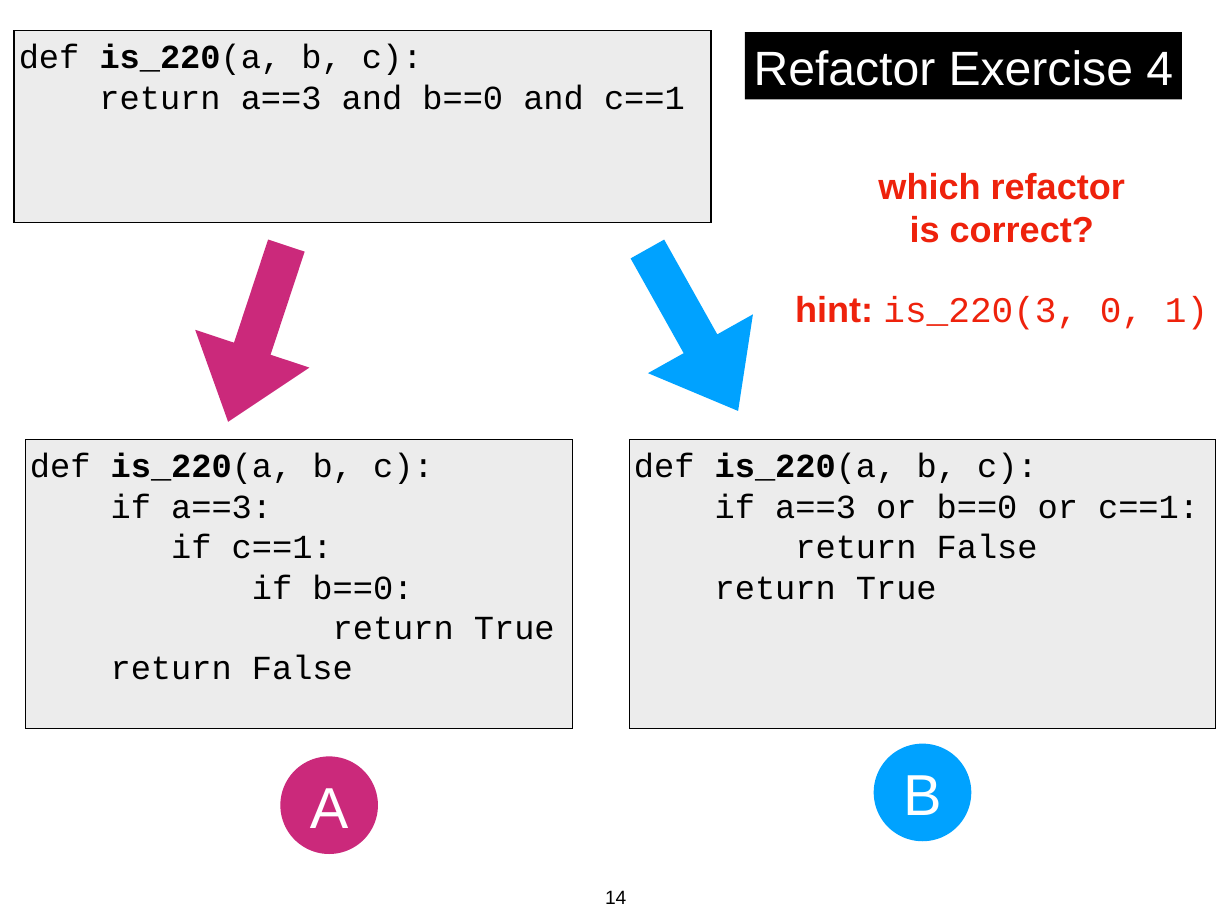
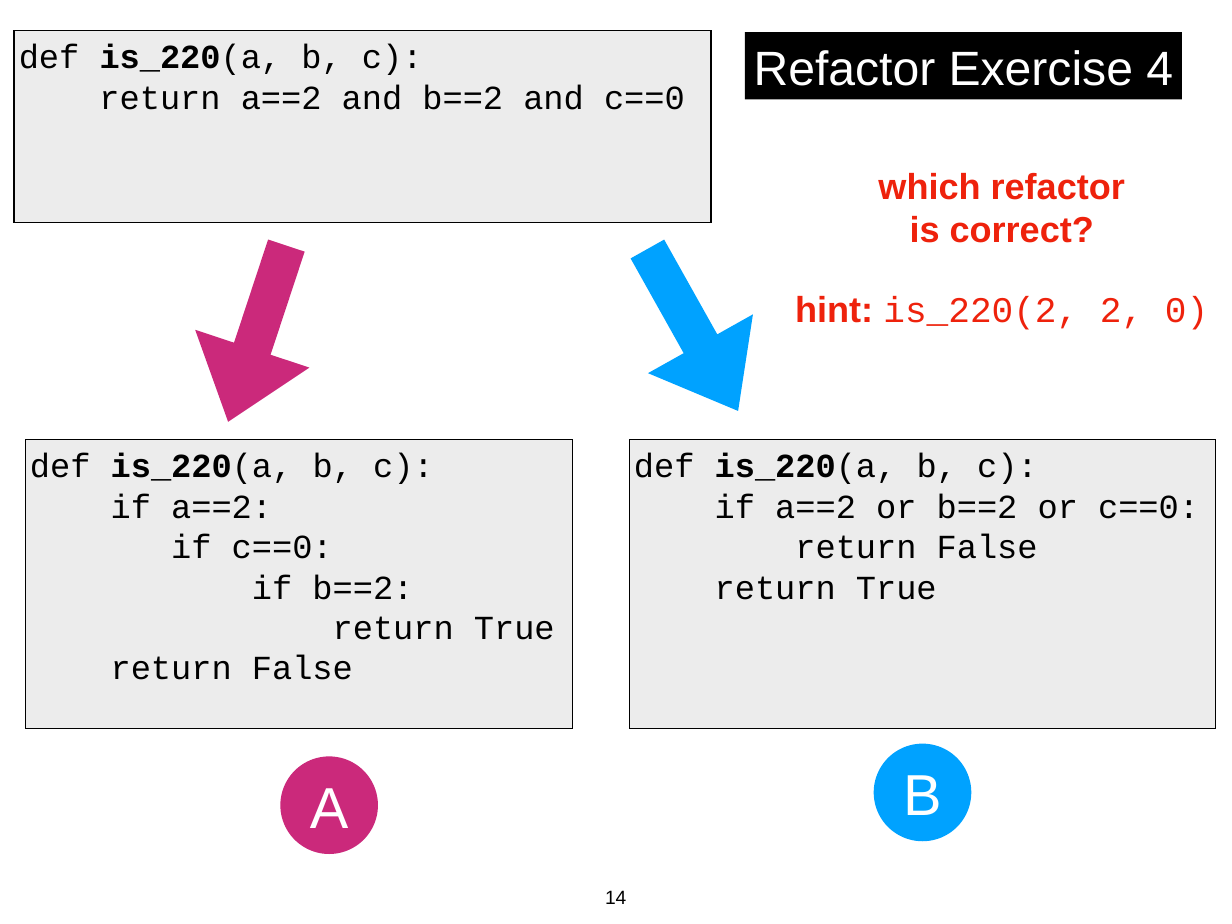
Before and after one commit to tylerharter/caraza-harter-com, a slide deck: slide 14 of tyler/meena/cs220/f20/materials/lec_09_F20.ppt. Drawn at 1232x924 pixels with LibreOffice and Linux fonts; fonts in the diff are those of the drawing. Boxes give left, top, right and bottom in pixels: in the first picture for what was removed or moved away, otherwise in the second. Text is boxed around its words. In the diff, an @@ line names an element or a change of style, - is before the commit and + after.

```diff
--- a/tyler/meena/cs220/f20/materials/lec_09_F20.ppt
+++ b/tyler/meena/cs220/f20/materials/lec_09_F20.ppt
@@ text at bbox=[19, 44, 685, 110]: text changed @@
-    def is_220(a, b, c):
-    return a==3 and b==0 and c==1
+    def is_220(a, b, c):
+    return a==2 and b==2 and c==0
@@ text at bbox=[795, 296, 1208, 330]: text changed @@
-hint: is_220(3, 0, 1)
+hint: is_220(2, 2, 0)
@@ text in rectangle at bbox=[30, 453, 555, 680]: text changed @@
-    def is_220(a, b, c):
-    if a==3:
-    if c==1:
-    if b==0:
-    return True
-    return False
+    def is_220(a, b, c):
+    if a==2:
+    if c==0:
+    if b==2:
+    return True
+    return False
@@ text in rectangle at bbox=[634, 453, 1199, 600]: text changed @@
-    def is_220(a, b, c):
-    if a==3 or b==0 or c==1:
-    return False
-    return True
+    def is_220(a, b, c):
+    if a==2 or b==2 or c==0:
+    return False
+    return True
```
Also in this commit, not shown: 1 other slide changed, 1 other file.
